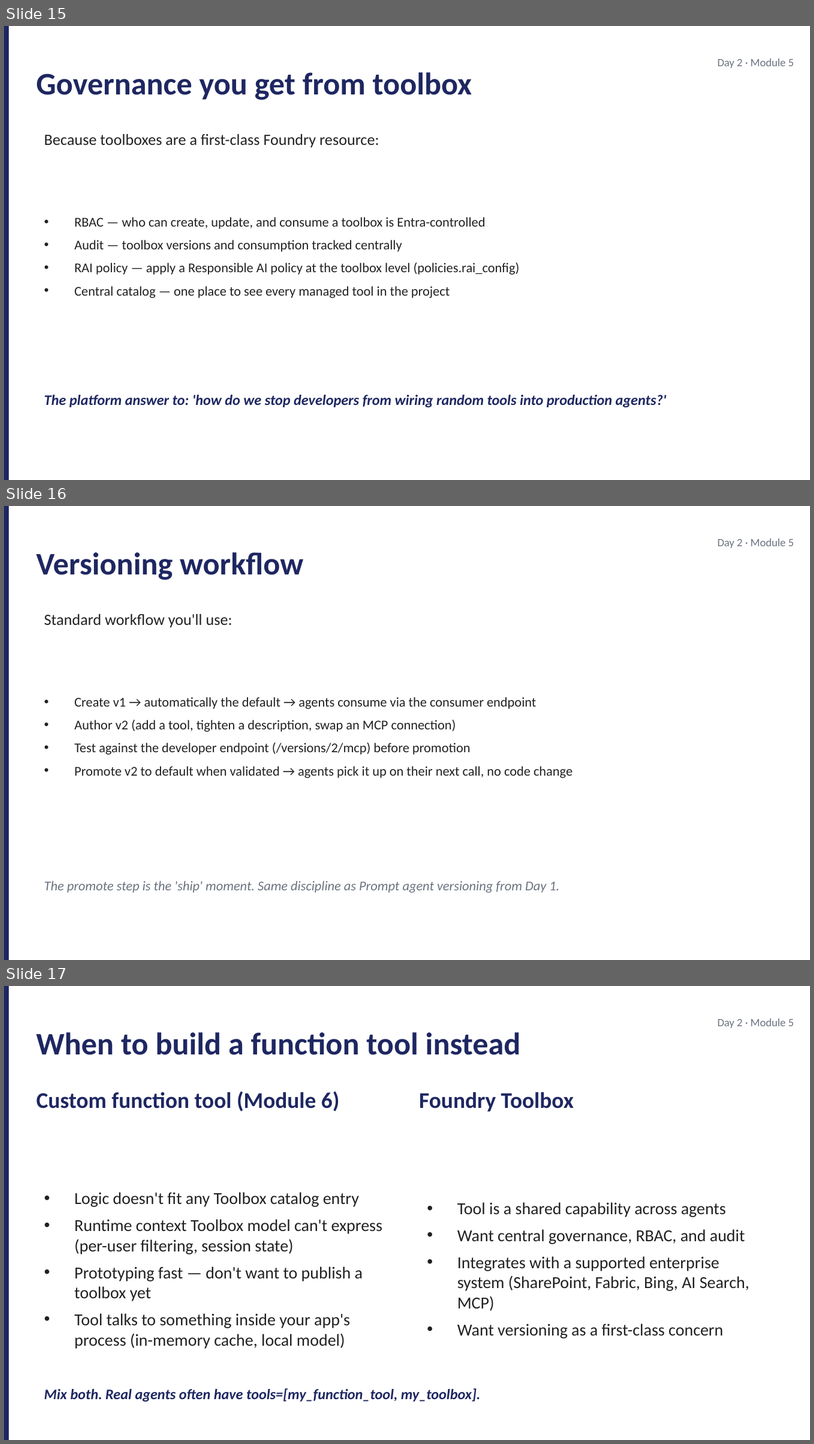
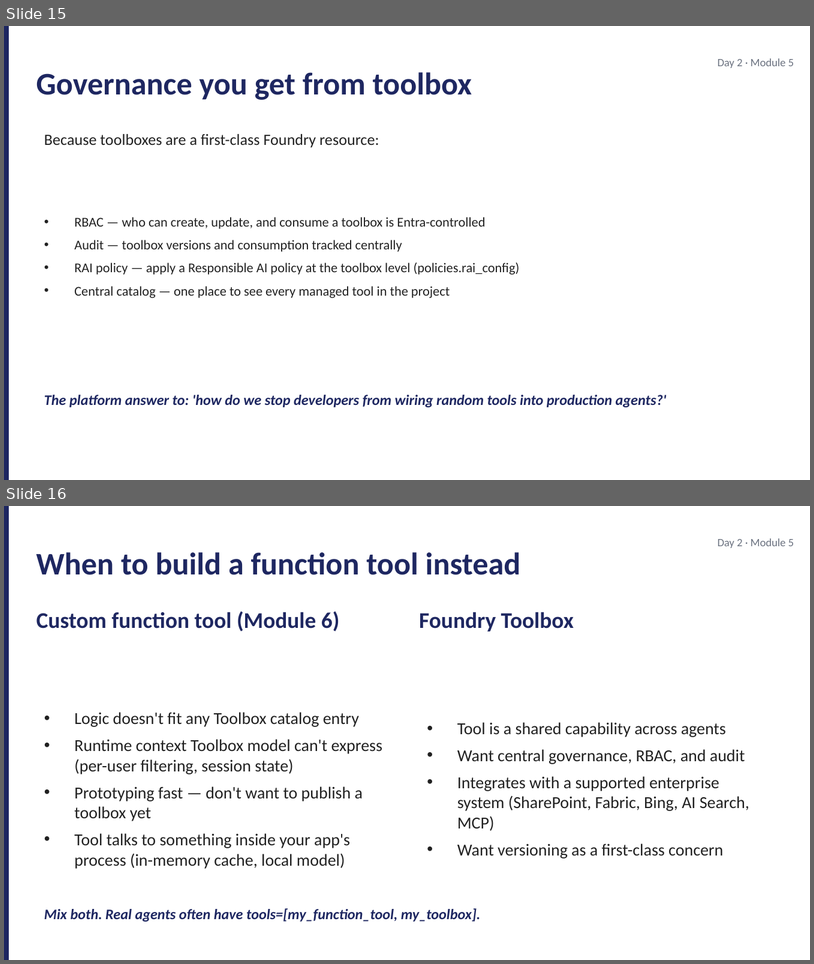
Before and after one commit to JimPiquant/Building-AI-Apps-and-Agents, a slide deck: decks/day2/module-5-foundry-toolbox.pptx. Shown one above the other, each under a label of ours: slides 15, 16 and 17 before the commit, slides 15 and 16 after it. The pictures are 814x1444 and 814x964 pixels, drawn with LibreOffice and Linux fonts; fonts in the diff are those of the drawing. Boxes give left, top, right and bottom in pixels: in the first picture for what was removed or moved away, otherwise in the second. Text is boxed around its words. In the diff, an @@ line names an element or a change of style, - is before the commit and + after.

```diff
--- a/decks/day2/module-5-foundry-toolbox.pptx
+++ b/decks/day2/module-5-foundry-toolbox.pptx
@@ slide 16 removed at bbox=[4, 506, 810, 960], background #FFFFFF @@
@@ rectangle removed at bbox=[4, 506, 9, 959] @@
@@ text removed at bbox=[718, 538, 794, 548] @@
-Day 2 · Module 5
@@ text removed at bbox=[36, 552, 303, 580] @@
-Versioning workflow
@@ text removed at bbox=[44, 614, 233, 628] @@
-Standard workflow you'll use:
@@ text removed at bbox=[74, 697, 573, 778] @@
-• Create v1 → automatically the default → agents consume via the consumer endpoint
-• Author v2 (add a tool, tighten a description, swap an MCP connection)
-• Test against the developer endpoint (/versions/2/mcp) before promotion
-• Promote v2 to default when validated → agents pick it up on their next call, no code change
@@ text removed at bbox=[44, 880, 560, 892] @@
-The promote step is the 'ship' moment. Same discipline as Prompt agent versioning from Day 1.
@@ what was slide 17 is now slide 16 @@
```
Also in this commit, not shown: 8 other files.
